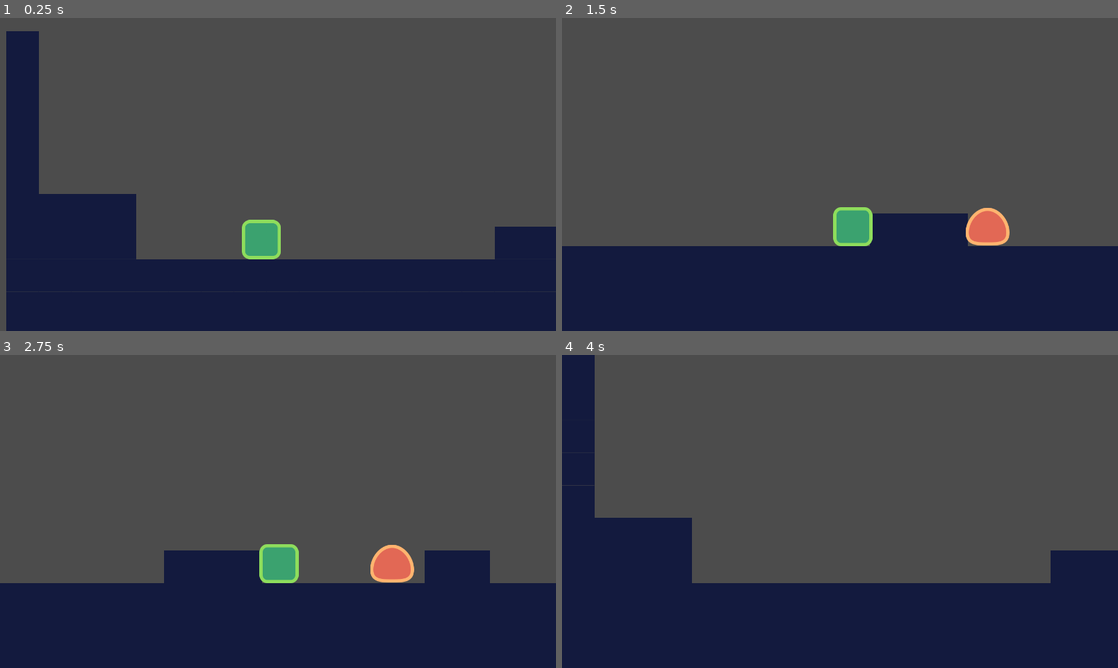
Above: before the commit, frames 1-4 (two rows, left to right).
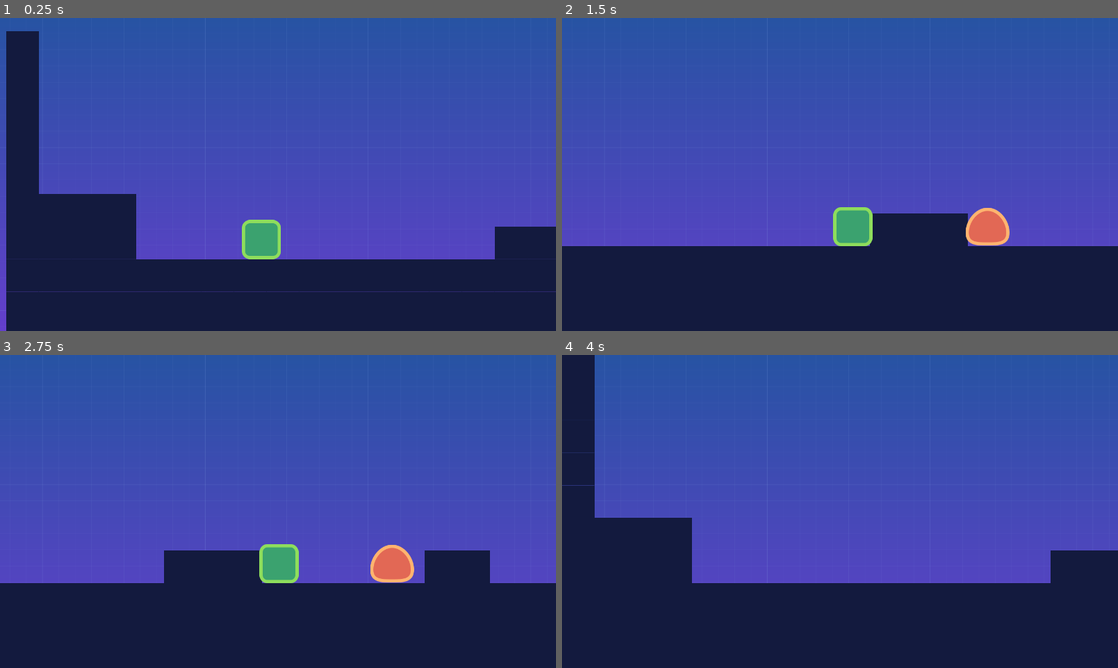
Above: after the commit, the same moments.

Repository: mai-soup/2DPlatformerGodot
Game: Godot game, scene res://src/Levels/LevelTemplate.tscn
Two runs of this game, one before a commit and one after it. Both use one fixed random seed, a clock stepped at 60 frames per second and the inputs below. The project has no main scene, so this scene is started directly.
Inputs:
- Up to frame 1 (0.25 s): no input
- Up to frame 2 (1.5 s): hold D (move_right) from 0.53 s (still down); tap W (jump) at 0.77 s
- Up to frame 3 (2.75 s): tap W (jump) at 1.52 s; release D (move_right) at 2.03 s; hold A (move_left) from 2.03 s (still down)
- Up to frame 4 (4 s): release A (move_left) at 2.78 s; hold D (move_right) from 2.78 s (still down); tap W (jump) at 3.02, 3.77 s; tap Enter at 3.5 s

The runs differ from the first frame. In frame 1, 68% of the frame differs, in the area x 0-100%, y 0-100%; in frame 2, 69%, in the area x 0-100%, y 0-73%; in frame 3, 68%; in frame 4, 64%.

Commit message:
add a background

Diff:
--- a/src/Levels/LevelTemplate.tscn
+++ b/src/Levels/LevelTemplate.tscn
@@ -1,13 +1,24 @@
-[gd_scene load_steps=4 format=2]
+[gd_scene load_steps=5 format=2]
 
 [ext_resource path="res://assets/tileset.tres" type="TileSet" id=1]
 [ext_resource path="res://src/Actors/Player.tscn" type="PackedScene" id=2]
 [ext_resource path="res://src/Actors/Enemy.tscn" type="PackedScene" id=3]
+[ext_resource path="res://assets/background.png" type="Texture" id=4]
 
 [node name="LevelTemplate" type="Node2D"]
 __meta__ = {
 "_edit_vertical_guides_": [ 3198.0 ]
 }
+
+[node name="CanvasLayer" type="CanvasLayer" parent="."]
+layer = -100
+
+[node name="Background" type="TextureRect" parent="CanvasLayer"]
+anchor_right = 1.0
+anchor_bottom = 1.0
+margin_right = 1920.0
+margin_bottom = 1080.0
+texture = ExtResource( 4 )
 
 [node name="TileMap" type="TileMap" parent="."]
 tile_set = ExtResource( 1 )
